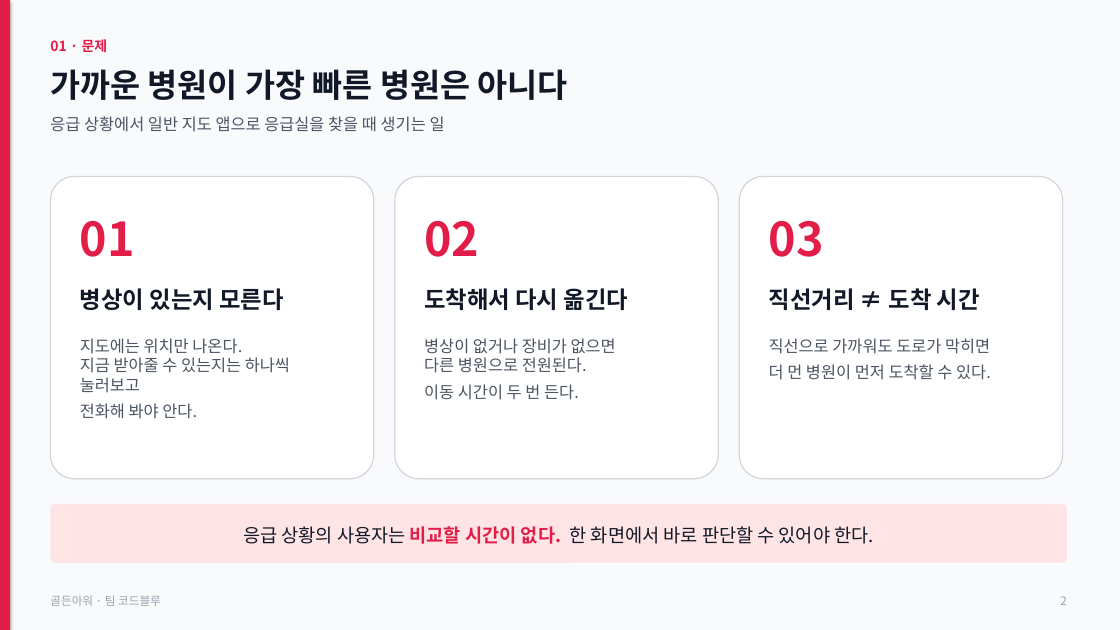
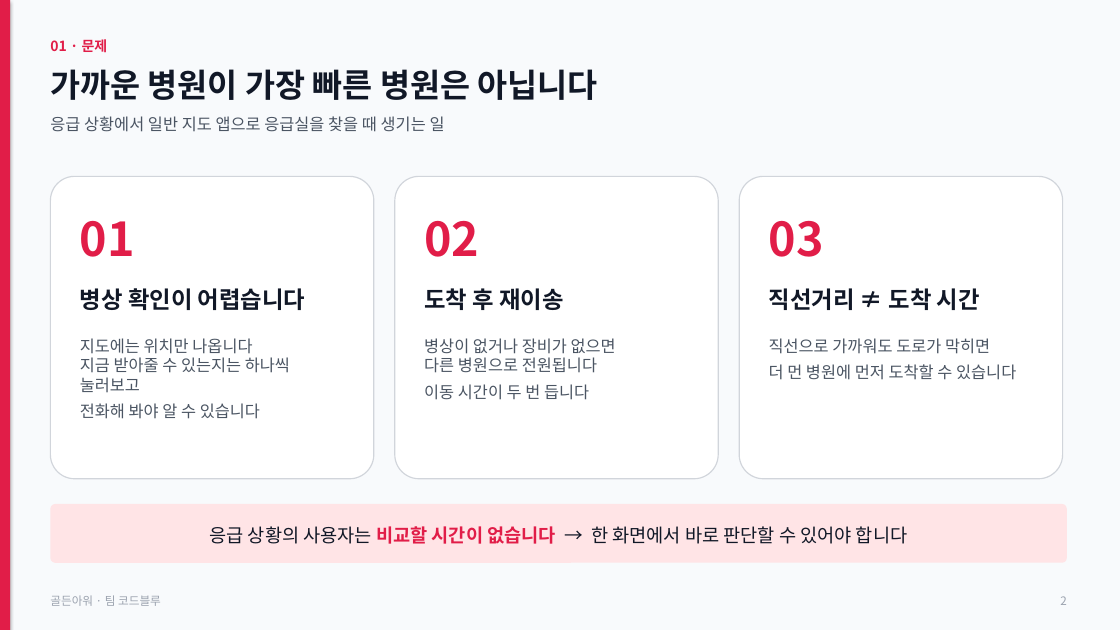
Before and after one commit to jhh1216/hourppt, a slide deck: slide 2 of golden-hour.pptx. Drawn at 1120x630 pixels with LibreOffice and Linux fonts; fonts in the diff are those of the drawing. Boxes give left, top, right and bottom in pixels: in the first picture for what was removed or moved away, otherwise in the second. Text is boxed around its words. In the diff, an @@ line names an element or a change of style, - is before the commit and + after.

```diff
--- a/golden-hour.pptx
+++ b/golden-hour.pptx
@@ text at bbox=[50, 69, 598, 100]: text changed @@
-가까운 병원이 가장 빠른 병원은 아니다
+가까운 병원이 가장 빠른 병원은 아닙니다
@@ text at bbox=[80, 288, 305, 310]: text changed @@
-병상이 있는지 모른다
+병상 확인이 어렵습니다
@@ text at bbox=[424, 288, 563, 310]: text changed @@
-도착해서 다시 옮긴다
+도착 후 재이송
@@ text at bbox=[80, 338, 290, 419]: text changed @@
-지도에는 위치만 나온다.
-지금 받아줄 수 있는지는 하나씩 눌러보고
-전화해 봐야 안다.
+지도에는 위치만 나옵니다
+지금 받아줄 수 있는지는 하나씩 눌러보고
+전화해 봐야 알 수 있습니다
@@ text at bbox=[424, 338, 616, 400]: text changed @@
-병상이 없거나 장비가 없으면
-다른 병원으로 전원된다.
-이동 시간이 두 번 든다.
+병상이 없거나 장비가 없으면
+다른 병원으로 전원됩니다
+이동 시간이 두 번 듭니다
@@ text at bbox=[769, 338, 1016, 380]: text changed @@
-직선으로 가까워도 도로가 막히면
-더 먼 병원이 먼저 도착할 수 있다.
+직선으로 가까워도 도로가 막히면
+더 먼 병원에 먼저 도착할 수 있습니다
@@ text in rounded rectangle at bbox=[210, 526, 907, 544]: text changed @@
-응급 상황의 사용자는 비교할 시간이 없다. 한 화면에서 바로 판단할 수 있어야 한다.
+응급 상황의 사용자는 비교할 시간이 없습니다 → 한 화면에서 바로 판단할 수 있어야 합니다
```
Also in this commit, not shown: 12 other slides changed, 2 other files.
